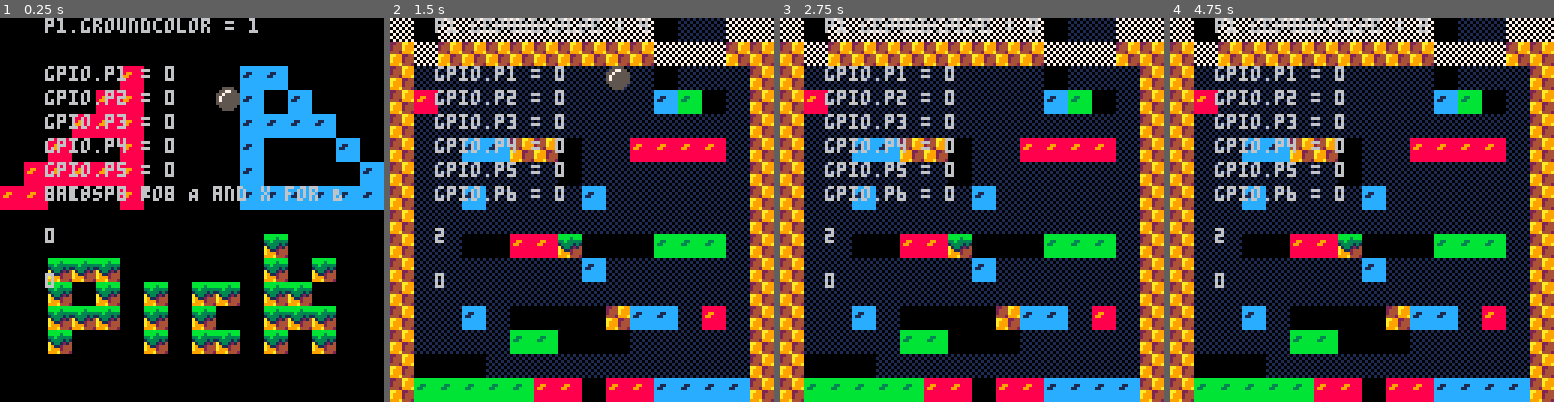
Above: before the commit, frames 1-4 (left to right).
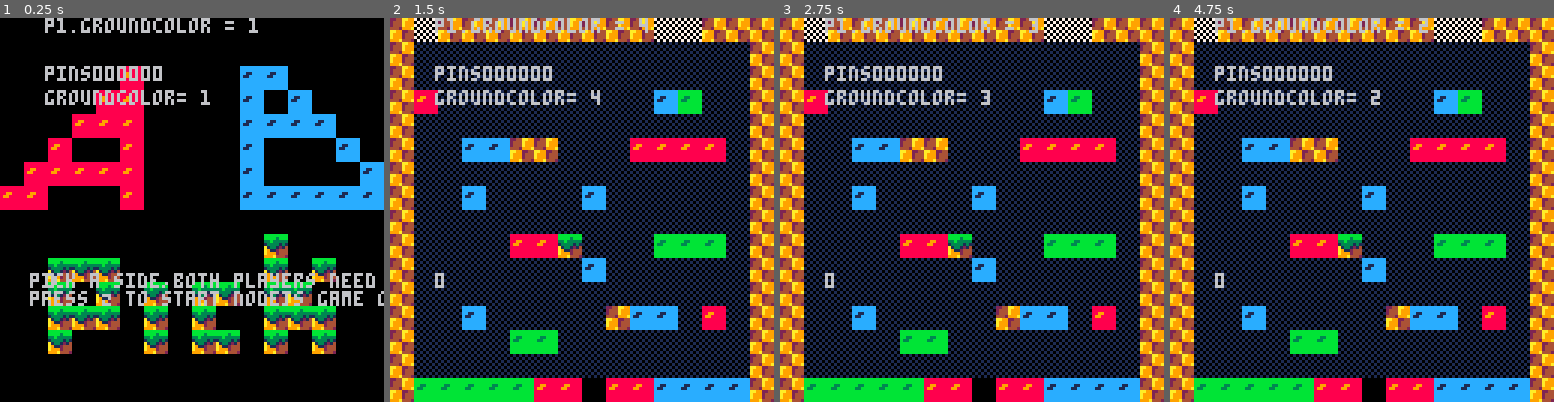
Above: after the commit, the same moments.

Repository: kaosbeat/sha17
Game: PICO-8 cartridge html.p8
Two runs of this game, one before a commit and one after it. Both use one fixed random seed, a clock stepped at 60 frames per second and the inputs below.
Inputs:
- Up to frame 1 (0.25 s): no input
- Up to frame 2 (1.5 s): tap X (X key) at 0.33, 1.07 s; tap O (Z key) at 0.7 s
- Up to frame 3 (2.75 s): hold Right 1.6-2.1 s; tap O (Z key) at 1.7, 2.1, 2.5 s; tap X (X key) at 1.85 s; hold Up 2.15-2.42 s; hold Right from 2.47 s (still down)
- Up to frame 4 (4.75 s): tap O (Z key) every 0.4 s from 2.9 to 4.5 s; tap X (X key) at 2.97, 4.08 s; release Right at 3.03 s; hold Left 3.08-3.58 s; hold Right 4.02-4.68 s; hold Up from 4.73 s (still down)

The runs differ from the first frame. In frame 1, 7.0% of the frame differs, in the area x 7-100%, y 12-75%; in frame 2, 18%, in the area x 0-100%, y 0-94%; in frame 3, 17%; in frame 4, 17%.

Commit message:
string or int problem with socket comm

Diff:
--- a/html.p8
+++ b/html.p8
@@ -3,6 +3,7 @@
 __lua__
 --   		== platforming engine ==
 --     ==in 100 lines of code==
+--https://www.lexaloffle.com/bbs/cposts/2/28248.p8.png
 
 --the goal of this cart is to
 --demonstrate a very basic
@@ -54,6 +55,7 @@
 p1=
 {
 	-- 0,1,2  depending on side of cable
+	pretype=0,
 	type=0,
 	--position
 	x=72,
@@ -88,10 +90,12 @@
 
 -- called 30 times per second
 function _update()
+
 	t = t+1
+	update_msgs()
 	gpiohandle()
 	updateplayerstate(p1)
-	update_msgs() --for the javascriptpico8com
+	 --for the javascriptpico8com
 	--remember where we started
 	local startx=p1.x
 
@@ -99,8 +103,14 @@
 	--
 
 	if (p1.type == 0 ) then
-		if btnp(2) then p1.type = 1 end
-		if btnp(4) then p1.type = 2 end
+		if btnp(4) then
+			p1.type = p1.pretype
+			cablelink = false
+		end
+		if btnp(5) then
+			p1.type = p1.pretype
+			cablelink = false
+		end
 	end
 
 
@@ -222,60 +232,72 @@
 
 function drawintro()
 	map(16,0,0,0,128,128) --draw map
-	print ("press z for A and x for B",15, 56)
-end
-
-
-function setgpio(gpio,val)
+	print ("pick a side,both players need to be different",10,85)
+	print ("press Z to start nodejs game or X to use cable")
+	if (p1.x < 64) then p1.pretype=1 end
+	if (p1.x > 64) then p1.pretype=2 end
+end
+
+
+
+function setgpio(gpio,val) --for writing to real GPIOs
   print("gpio write "..gpio.." = "..val , 0, 10*(gpio+1))
   poke(0x5f82+gpio, val)
 end
 
 
 function gpiohandle()
-  	if (gpio.p1 == 1) then
-      	setgpio(0, 255) -- set high
+	if cablelink then
+		if (gpio.p1 == 1) then
+			setgpio(0, 255) -- set high
+		else
+			setgpio(0,0) -- set low
+		end
+		if (gpio.p2 == 1) then
+			setgpio(1, 255) -- set high
+		else
+			setgpio(1,0) -- set low
+		end
+		if (gpio.p3 == 1) then
+			setgpio(2, 255) -- set high
+		else
+			setgpio(2,0) -- set low
+		end
+		gpiolisten4 = peek("0x5f85")
+		if (gpiolisten4 == 255)
+		then gpio.p4 = 1
+		elseif (gpiolisten4 == 0)
+		then gpio.p4 = 0
+		end
+		gpiolisten5 = peek("0x5f86")
+		if (gpiolisten5 == 255)
+		then gpio.p5 = 1
+		elseif (gpiolisten5 == 0)
+		then gpio.p5 = 0
+		end
+		gpiolisten6 = peek("0x5f87")
+		if (gpiolisten6 == 255)
+		then gpio.p6 = 1
+		elseif (gpiolisten6 == 0)
+		then gpio.p6 = 0
+		end
 	else
-		setgpio(0,0) -- set low
-  	end
-  	if (gpio.p2 == 1) then
-      	setgpio(1, 255) -- set high
-	else
-		setgpio(1,0) -- set low
-  	end
-	if (gpio.p3 == 1) then
-      	setgpio(2, 255) -- set high
-	else
-		setgpio(2,0) -- set low
-  	end
-    gpiolisten4 = peek("0x5f85")
-    if (gpiolisten4 == 255)
-      then gpio.p4 = 1
-      elseif (gpiolisten4 == 0)
-      then gpio.p4 = 0
-    end
-    gpiolisten5 = peek("0x5f86")
-    if (gpiolisten5 == 255)
-      then gpio.p5 = 1
-      elseif (gpiolisten5 == 0)
-      then gpio.p5 = 0
-    end
- 	gpiolisten6 = peek("0x5f87")
-	if (gpiolisten6 == 255)
-      then gpio.p6 = 1
-      elseif (gpiolisten6 == 0)
-      then gpio.p6 = 0
-    end
+		if (p1.type == 1) then
+			send_msg("p1"..gpio.p1..gpio.p2..gpio.p3..gpio.p4..gpio.p5..gpio.p6)
+		else
+			send_msg("p2"..gpio.p1..gpio.p2..gpio.p3..gpio.p4..gpio.p5..gpio.p6)
+		end
+	end
 end
 
 function renderplayer(player)
-	if (gpio.p4 == 1 and gpio.p5 == 0 and gpio.p6 == 0) then
+	if (gpio.p4 == "1" and gpio.p5 == "0" and gpio.p6 == "0") then
 		spr(1,player.x,player.y)
-	elseif (gpio.p4 == 0 and gpio.p5 == 1 and gpio.p6 == 0 ) then
+	elseif (gpio.p4 == "0" and gpio.p5 == "1" and gpio.p6 == "0" ) then
 		spr(17,player.x,player.y)
-	elseif (gpio.p4 == 0 and gpio.p5 == 0 and gpio.p6 == 1 ) then
+	elseif (gpio.p4 == "0" and gpio.p5 == "0" and gpio.p6 == "1" ) then
 		spr(33,player.x,player.y)
-	elseif (gpio.p4 == 0 and gpio.p5 == 0 and gpio.p6 == 0 ) then
+	elseif (gpio.p4 == "0" and gpio.p5 == "0" and gpio.p6 == "0" ) then
 		spr(49,player.x,player.y)
 	end
  end
@@ -283,7 +305,7 @@
 
 
 function updateplayerstate(player)
-	--read in properties for player from gpio onject
+	--read in properties for player from gpio object
 	if (gpio.p4 == 0) then
 		player.data1 = 0
 		player.jumpvel = 8
@@ -325,44 +347,24 @@
 		gpio.p2 = 1
 		gpio.p3 = 1
 	end
-	setjsgpios()
  end
 
 
- function setjsgpios(player)
- 	send_msg("bleep")
-	if p1.type == 1 then
-		--poke(0x4301, gpio.p1)
-		--poke(0x4302, gpio.p2)
-		--poke(0x4303, gpio.p3)
-		--peek(0x4304, gpio.p4)
-		--peek(0x4305, gpio.p5)
-		--peek(0x4306, gpio.p6)
-		send_msg(1,gpio.p1,gpio.p2,gpio.p3,gpio.p4,gpio.p5,gpio.p6)
-	elseif p1.type == 2 then
-		--poke(0x4306, gpio.p6)
-		--poke(0x4305, gpio.p5)
-		--poke(0x4304, gpio.p4)
-		--peek(0x4303, gpio.p3)
-		--peek(0x4302, gpio.p2)
-		--peek(0x4301, gpio.p1)
-		send_msg(2,gpio.p6,gpio.p5,gpio.p4,gpio.p3,gpio.p2,gpio.p1)
-	end
-
-end
 
 
 
 
 function debug()
 	print ("p1.groundcolor = "..p1.groundcolor, 15,0  )
-	print ("gpio.p1 = "..gpio.p1, 15,16)
-   	print ("gpio.p2 = "..gpio.p2, 15,24)
-   	print ("gpio.p3 = "..gpio.p3, 15,32)
-   	print ("gpio.p4 = "..gpio.p4, 15,40)
-   	print ("gpio.p5 = "..gpio.p5, 15,48)
-   	print ("gpio.p6 = "..gpio.p6, 15,56)
-	print (p1.type, 15,70)
+	--print ("gpio.p1 = "..gpio.p1, 15,16)
+	print ("pins"..gpio.p1..gpio.p2..gpio.p3..gpio.p4..gpio.p5..gpio.p6, 15, 16)
+	print ("groundcolor= "..p1.groundcolor, 15,24)
+	   --print ("gpio.p2 = "..gpio.p2, 15,24)
+   	--print ("gpio.p3 = "..gpio.p3, 15,32)
+   	--print ("gpio.p4 = "..gpio.p4, 15,40)
+   	--print ("gpio.p5 = "..gpio.p5, 15,48)
+   	--print ("gpio.p6 = "..gpio.p6, 15,56)
+	--print (p1.type, 15,70)
 	print (gpio.jsgpio,15,85)
 
 end
@@ -452,17 +454,21 @@
 
 function process_input()
 	--process input here
-	gpio.jsgpio = imgs
+	--print (imsg, 85,0)
 	--detect player type 1/2
-	--if type == 1
-		--kijk eerste 3 bits en schrijf naar gpio.p1-p3
-
-	--if type == 2
-		--kijk eerste 3 bits en schrijf naar gpio.p6-p4
-	if (imsg=="left") x-=10
-	if (imsg=="right") x+=10
-	if (imsg=="up") y-=10
-	if (imsg=="down") y+=10
+	msgplayertype = sub(imsg,1,2)
+	--gpio.jsgpio = sub(imsg,3,3)
+	if (msgplayertype == "p1" and p1.type == 2) then
+		gpio.p4 = sub(imsg,3,3)
+		gpio.p5 = sub(imsg,4,4)
+		gpio.p6 = sub(imsg,5,5)
+		gpio.jsgpio = "playertype="..msgplayertype.."pins"..gpio.p4..gpio.p5..gpio.p6
+	elseif (msgplayertype == "p2" and p1.type == 1) then
+		gpio.p4 = sub(imsg,3,3)
+		gpio.p5 = sub(imsg,4,4)
+		gpio.p6 = sub(imsg,5,5)
+		gpio.jsgpio = "playertype="..msgplayertype.."pins"..gpio.p4..gpio.p5..gpio.p6
+	end
 end
 
 
@@ -604,21 +610,21 @@
 0000111100000000000000000000000000000305090000000000000000000000000000000000000000000000000000000000000000000000000000000000000000000000000000000000000000000000000000000000000000000000000000000000000000000000000000000000000000000000000000000000000000000000
 0000000000000000000000000000000000000000000000000000000000000000000000000000000000000000000000000000000000000000000000000000000000000000000000000000000000000000000000000000000000000000000000000000000000000000000000000000000000000000000000000000000000000000
 __map__
-0500050505050505050505060404050500000000000000000000000000000000000000000000000000000000000000000000000000000000000000000000000000000000000000000000000000000000000000000000000000000000000000000000000000000000000000000000000000000000000000000000000000000000
-0205020202020202020202050505020200000000000000000000000000000000000000000000000000000000000000000000000000000000000000000000000000000000000000000000000000000000000000000000000000000000000000000000000000000000000000000000000000000000000000000000000000000000
-0204040404040404040404060404040200000000001300000000141400000000000000000000000000000000000000000000000000000000000000000000000000000000000000000000000000000000000000000000000000000000000000000000000000000000000000000000000000000000000000000000000000000000
-0213040404040404040404141218040200000000131300000000140614000000000000000000000000000000000000000000000000000000000000000000000000000000000000000000000000000000000000000000000000000000000000000000000000000000000000000000000000000000000000000000000000000000
+0205020202020202020202050502020200000000000000000000000000000000000000000000000000000000000000000000000000000000000000000000000000000000000000000000000000000000000000000000000000000000000000000000000000000000000000000000000000000000000000000000000000000000
+0204040404040404040404040404040200000000000000000000000000000000000000000000000000000000000000000000000000000000000000000000000000000000000000000000000000000000000000000000000000000000000000000000000000000000000000000000000000000000000000000000000000000000
+0204040404040404040404040404040200000000001300000000141400000000000000000000000000000000000000000000000000000000000000000000000000000000000000000000000000000000000000000000000000000000000000000000000000000000000000000000000000000000000000000000000000000000
+0213040404040404040404141204040200000000131300000000140614000000000000000000000000000000000000000000000000000000000000000000000000000000000000000000000000000000000000000000000000000000000000000000000000000000000000000000000000000000000000000000000000000000
 0204040404040404040404040404040200000013131300000000141414140000000000000000000000000000000000000000000000000000000000000000000000000000000000000000000000000000000000000000000000000000000000000000000000000000000000000000000000000000000000000000000000000000
-0204041414020226040413131313040200001300001300000000140000061400000000000000000000000000000000000000000000000000000000000000000000000000000000000000000000000000000000000000000000000000000000000000000000000000000000000000000000000000000000000000000000000000
-0204040404040407040404040404040200131313131300000000140000060614000000000000000000000000000000000000000000000000000000000000000000000000000000000000000000000000000000000000000000000000000000000000000000000000000000000000000000000000000000000000000000000000
+0204041414020204040413131313040200001300001300000000140000061400000000000000000000000000000000000000000000000000000000000000000000000000000000000000000000000000000000000000000000000000000000000000000000000000000000000000000000000000000000000000000000000000
+0204040404040404040404040404040200131313131300000000140000060614000000000000000000000000000000000000000000000000000000000000000000000000000000000000000000000000000000000000000000000000000000000000000000000000000000000000000000000000000000000000000000000000
 0204041404040404140404040404040213130015151300000000141414141414000000000000000000000000000000000000000000000000000000000000000000000000000000000000000000000000000000000000000000000000000000000000000000000000000000000000000000000000000000000000000000000000
 0204040404040404040404040404040200000000000000000000000000000000000000000000000000000000000000000000000000000000000000000000000000000000000000000000000000000000000000000000000000000000000000000000000000000000000000000000000000000000000000000000000000000000
-0204040606131303160606121212040200000000000000000000000300000000000000000000000000000000000000000000000000000000000000000000000000000000000000000000000000000000000000000000000000000000000000000000000000000000000000000000000000000000000000000000000000000000
+0204040404131303040404121212040200000000000000000000000300000000000000000000000000000000000000000000000000000000000000000000000000000000000000000000000000000000000000000000000000000000000000000000000000000000000000000000000000000000000000000000000000000000
 0204040404040404140404040404040200000303030000000000000300030000000000000000000000000000000000000000000000000000000000000000000000000000000000000000000000000000000000000000000000000000000000000000000000000000000000000000000000000000000000000000000000000000
 0204040404040404040404040404040200000300030003000303000303160000000000000000000000000000000000000000000000000000000000000000000000000000000000000000000000000000000000000000000000000000000000000000000000000000000000000000000000000000000000000000000000000000
-0204041404060606060214140413040200000303030003000300000303030000000000000000000000000000000000000000000000000000000000000000000000000000000000000000000000000000000000000000000000000000000000000000000000000000000000000000000000000000000000000000000000000000
-0204040404121206060604040404040200000300000003000303000300030000000000000000000000000000000000000000000000000000000000000000000000000000000000000000000000000000000000000000000000000000000000000000000000000000000000000000000000000000000000000000000000000000
-0216161604040404040404040404040200000000000000000000000000000000000000000000000000000000000000000000000000000000000000000000000000000000000000000000000000000000000000000000000000000000000000000000000000000000000000000000000000000000000000000000000000000000
+0204041404040404040214140413040200000303030003000300000303030000000000000000000000000000000000000000000000000000000000000000000000000000000000000000000000000000000000000000000000000000000000000000000000000000000000000000000000000000000000000000000000000000
+0204040404121204040404040404040200000300000003000303000300030000000000000000000000000000000000000000000000000000000000000000000000000000000000000000000000000000000000000000000000000000000000000000000000000000000000000000000000000000000000000000000000000000
+0204040404040404040404040404040200000000000000000000000000000000000000000000000000000000000000000000000000000000000000000000000000000000000000000000000000000000000000000000000000000000000000000000000000000000000000000000000000000000000000000000000000000000
 0212121212121313161313141414140200000000000000000000000000000000000000000000000000000000000000000000000000000000000000000000000000000000000000000000000000000000000000000000000000000000000000000000000000000000000000000000000000000000000000000000000000000000
 0000000000000000000000000000000000000000000000000000000000000000000000000000000000000000000000000000000000000000000000000000000000000000000000000000000000000000000000000000000000000000000000000000000000000000000000000000000000000000000000000000000000000000
 0000000000000000000000000000000000000000000000000000000000000000000000000000000000000000000000000000000000000000000000000000000000000000000000000000000000000000000000000000000000000000000000000000000000000000000000000000000000000000000000000000000000000000
Not shown, changed: pico8com/server/server.js
Not shown, changed: picolink.js
